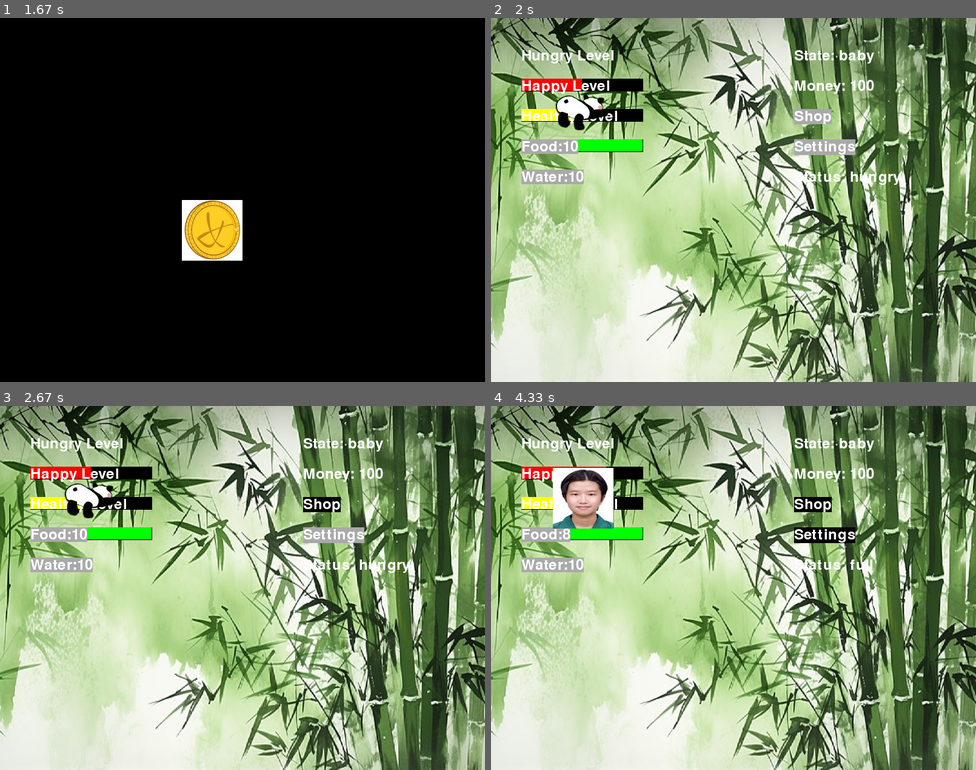
Above: before the commit, frames 1-4 (two rows, left to right).
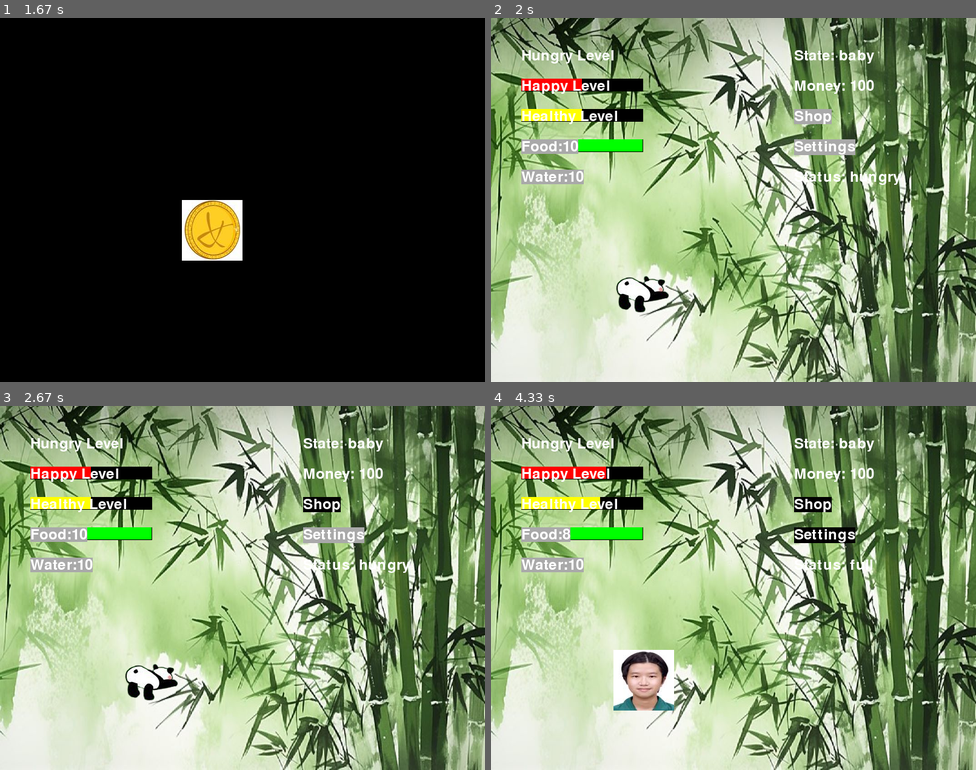
Above: after the commit, the same moments.

Repository: huihsin-chien/group6_project
Game: pygame game, started from Final_pj/main.py
The game is run twice, just before and just after one commit, with the same random seed, the same clock (stepped at 60 frames per second) and the same inputs.
Inputs (mouse positions are in pixels of both pictures, inside the frame that each line leads up to):
- Up to frame 1 (1.67 s): press the mouse at (198, 269) at 0.37 s; move the mouse to (145, 207) at 0.47 s; release the mouse at (92, 145) at 0.6 s; press the mouse at (203, 327) at 0.7 s; move the mouse to (135, 316) at 0.8 s; release the mouse at (72, 305) at 0.93 s; click (194, 145) at 1.05 s; press the mouse at (291, 298) at 1.37 s; move the mouse to (344, 185) at 1.47 s; release the mouse at (397, 76) at 1.6 s
- Up to frame 2 (2 s): no input
- Up to frame 3 (2.67 s): click (310, 500) at 2.22 s; press the mouse at (237, 657) at 2.53 s; move the mouse to (184, 689) at 2.63 s
- Up to frame 4 (4.33 s): release the mouse at (617, 726) at 2.77 s; press the mouse at (549, 533) at 2.87 s; move the mouse to (665, 493) at 2.97 s; release the mouse at (782, 453) at 3.1 s; press the mouse at (825, 537) at 3.2 s; move the mouse to (723, 595) at 3.3 s; release the mouse at (617, 653) at 3.43 s; press the mouse at (699, 657) at 3.53 s; move the mouse to (762, 606) at 3.63 s; release the mouse at (820, 558) at 3.77 s; press the mouse at (641, 679) at 3.87 s; move the mouse to (733, 573) at 3.97 s; release the mouse at (825, 467) at 4.1 s; click (568, 526) at 4.22 s

Frame 1 is identical in both runs. In frame 2, 1.1% of the frame differs, in the area x 13-37%, y 21-81%; in frame 3, 1.1%; in frame 4, 3.9%, in the area x 12-38%, y 17-84%.

Commit message:
pet can move randomly

Diff:
--- a/Final_pj/leaderboard.json
+++ b/Final_pj/leaderboard.json
@@ -208,5 +208,11 @@
         "hungry_level": 0,
         "happy_level": 85,
         "healthy_level": 80
+    },
+    {
+        "hour": 15,
+        "hungry_level": 0,
+        "happy_level": 40,
+        "healthy_level": 95
     }
 ]
--- a/Final_pj/pet.py
+++ b/Final_pj/pet.py
@@ -11,8 +11,8 @@
         self.water_amount = 10  # 玩家擁有的水數量
         self.money = 100  # 玩家擁有的金錢數量
         self.time_since_last_hour = 0  # 距离上次小时的时间
-        self.x = 100
-        self.y = 100
+        self.x = 200
+        self.y = 400
         self.speed_x = 0.0000001
         self.speed_y = 0.0000001
 
--- a/Final_pj/screens/game_screen.py
+++ b/Final_pj/screens/game_screen.py
@@ -61,8 +61,8 @@
     shop_button.show()
 
 def change_direction():
-    pet.speed_x = random.choice([-1, 0, 1])
-    pet.speed_y = random.choice([-1, 0, 1])
+    pet.speed_x = random.choice([-1,0,1]) #([-1, 0, 1])
+    pet.speed_y = random.choice([-1,0,1])
 
 def game_screen(screen):
     last_update_time = time()
